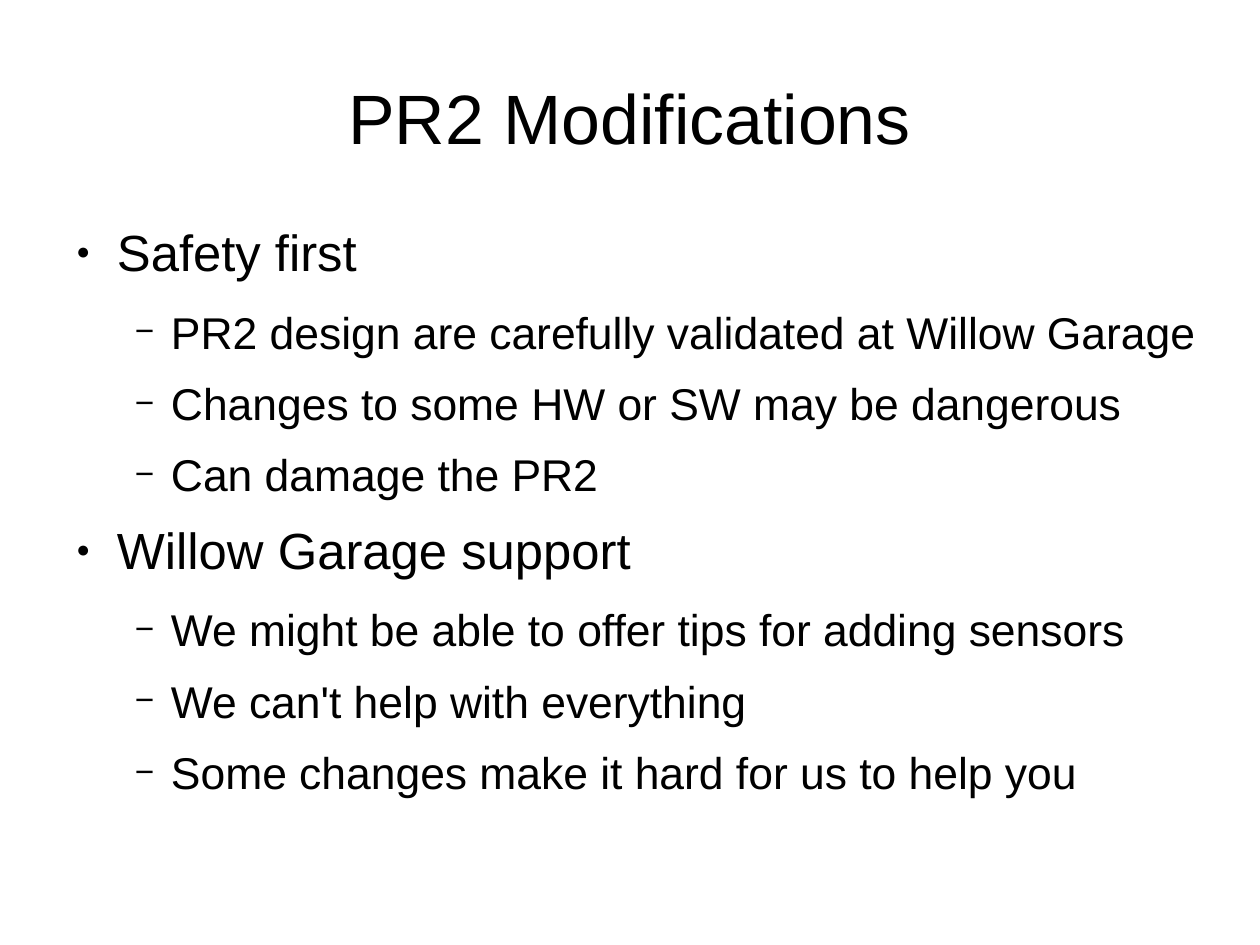
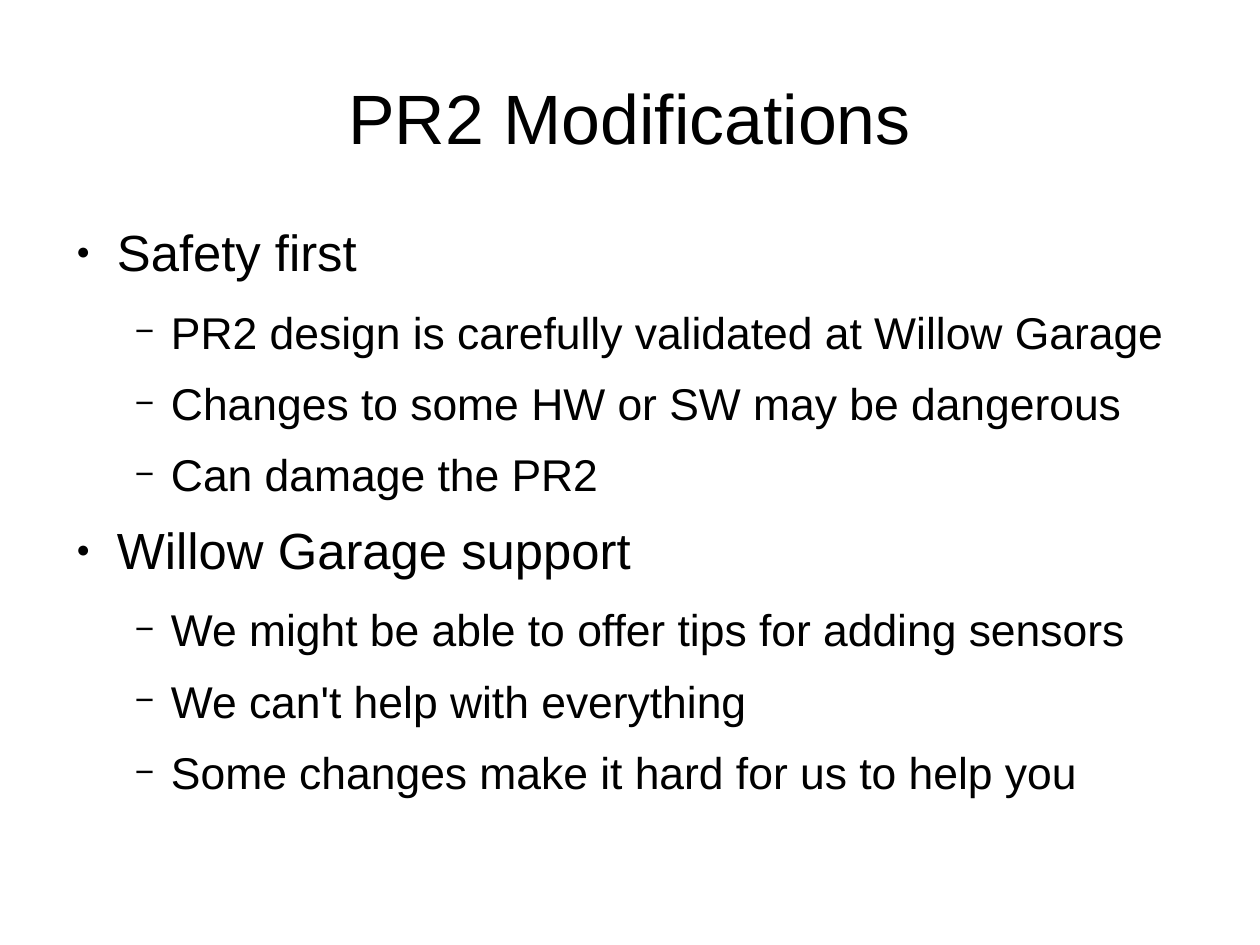
Before and after one commit to PR2/pr2_docs, a slide deck: slide 5 of pr2_training_workshop/modifying_pr2/adding_sensor.odp (slide 3 before the commit). Drawn at 1260x945 pixels with LibreOffice and Linux fonts; fonts in the diff are those of the drawing. Boxes give left, top, right and bottom in pixels: in the first picture for what was removed or moved away, otherwise in the second. Text is boxed around its words. In the diff, an @@ line names an element or a change of style, - is before the commit and + after.

```diff
--- a/pr2_training_workshop/modifying_pr2/adding_sensor.odp
+++ b/pr2_training_workshop/modifying_pr2/adding_sensor.odp
@@ text at [171, 316, 1163, 358]: text changed @@
-  − PR2 design are carefully validated at Willow Garage
+  − PR2 design is carefully validated at Willow Garage
```
Also in this commit, not shown: 6 other slides changed, 7 slides added, 2 slides removed.
